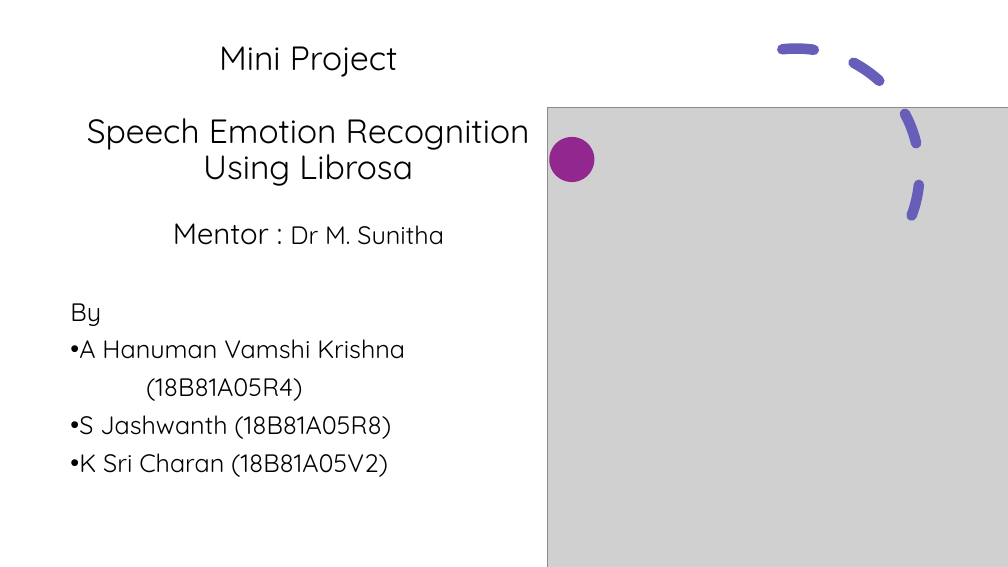
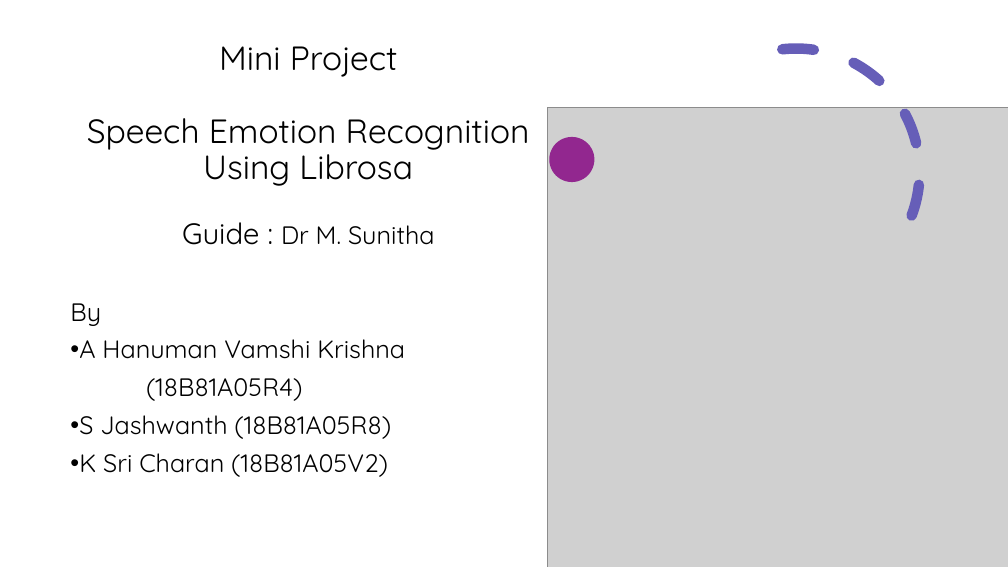
Before and after one commit to Vamshi-Krishna1703/MiniProject, a slide deck: slide 1 of MiniProjectInitial.pptx. Drawn at 1008x567 pixels with LibreOffice and Linux fonts; fonts in the diff are those of the drawing; grey boxes stand for pictures. Boxes give left, top, right and bottom in pixels: in the first picture for what was removed or moved away, otherwise in the second. Text is boxed around its words. In the diff, an @@ line names an element or a change of style, - is before the commit and + after.

```diff
--- a/MiniProjectInitial.pptx
+++ b/MiniProjectInitial.pptx
@@ title at (87,46,530,245): text changed @@
-Mini Project
-Speech Emotion Recognition Using Librosa
-Mentor : Dr M. Sunitha
+Mini Project
+Speech Emotion Recognition Using Librosa
+Guide : Dr M. Sunitha
```
Also in this commit, not shown: 12 other files.
